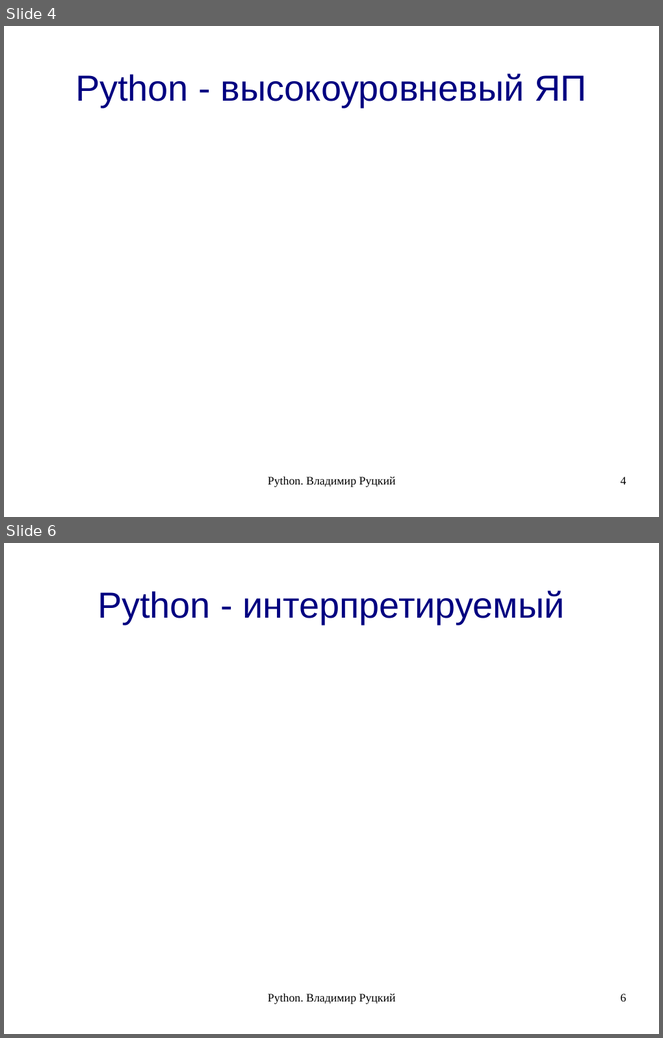
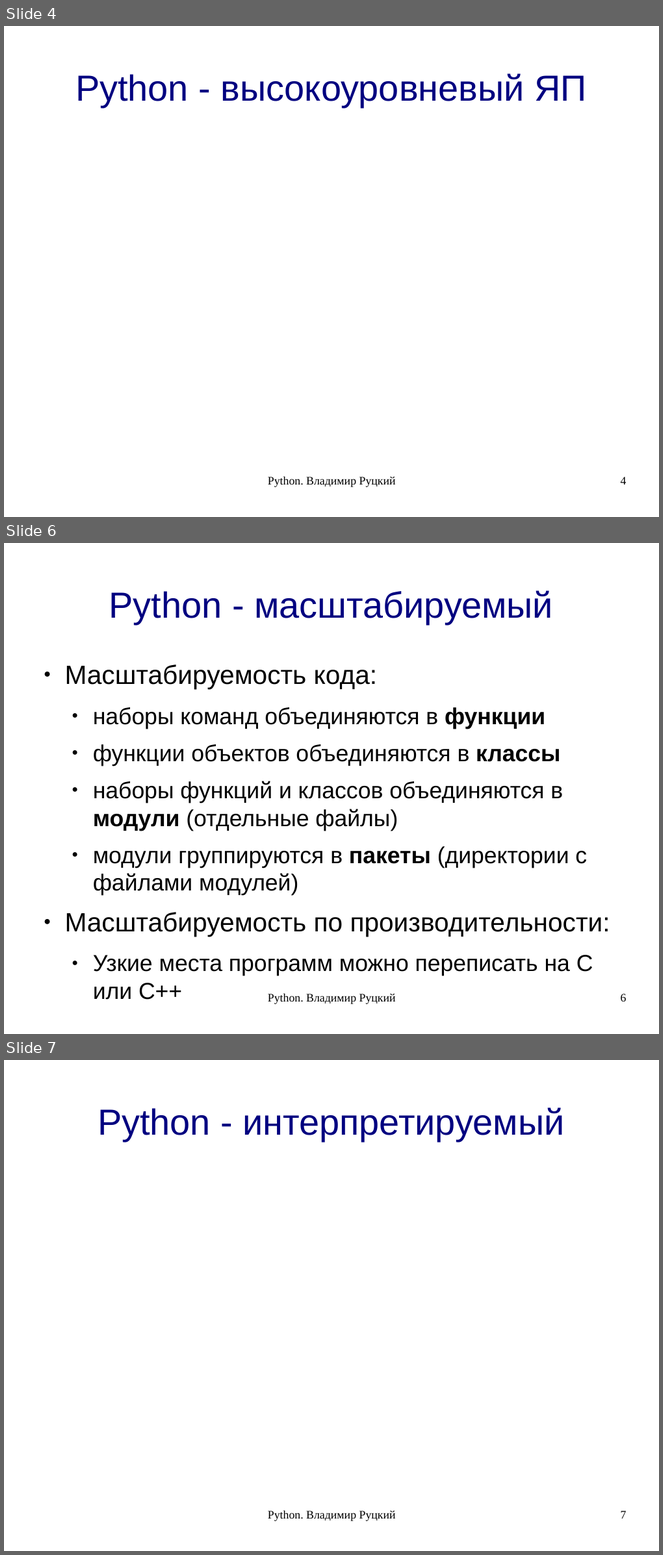
Before and after one commit to rutsky/python-course, a slide deck: 00_introduction.odp. Shown one above the other, each under a label of ours: slides 4 and 6 before the commit, slides 4, 6 and 7 after it; the slides between them are not shown. The pictures are 663x1038 and 663x1555 pixels, drawn with LibreOffice and Linux fonts; fonts in the diff are those of the drawing. Boxes give left, top, right and bottom in pixels: in the first picture for what was removed or moved away, otherwise in the second. Text is boxed around its words. In the diff, an @@ line names an element or a change of style, - is before the commit and + after.

```diff
--- a/00_introduction.odp
+++ b/00_introduction.odp
@@ slide 6 added at (4,543,659,1034), background #FFFFFF @@
@@ title added at (109,590,553,624), 44 pt, text #000080 @@
+Python - масштабируемый
@@ text added at (65,665,610,977), 28 pt, text #000000 @@
+● Масштабируемость кода:
+  ● наборы команд объединяются в функции
+  ● функции объектов объединяются в классы
+  ● наборы функций и классов объединяются в модули (отдельные файлы)
+  ● модули группируются в пакеты (директории с файлами модулей)
+● Масштабируемость по производительности:
+  ● Узкие места программ можно переписать на C или C++
@@ text added at (268,993,396,1005), 14 pt, text #000000 @@
+Python. Владимир Руцкий
@@ page number added at (621,994,627,1002), 14 pt, text #000000 @@
+6
@@ what was slide 6 is now slide 7 @@
@@ page number at (621,1511,627,1519): text changed @@
-6
+7
```
Also in this commit, not shown: 8 slides changed, 9 other slides added, 7 other files.
